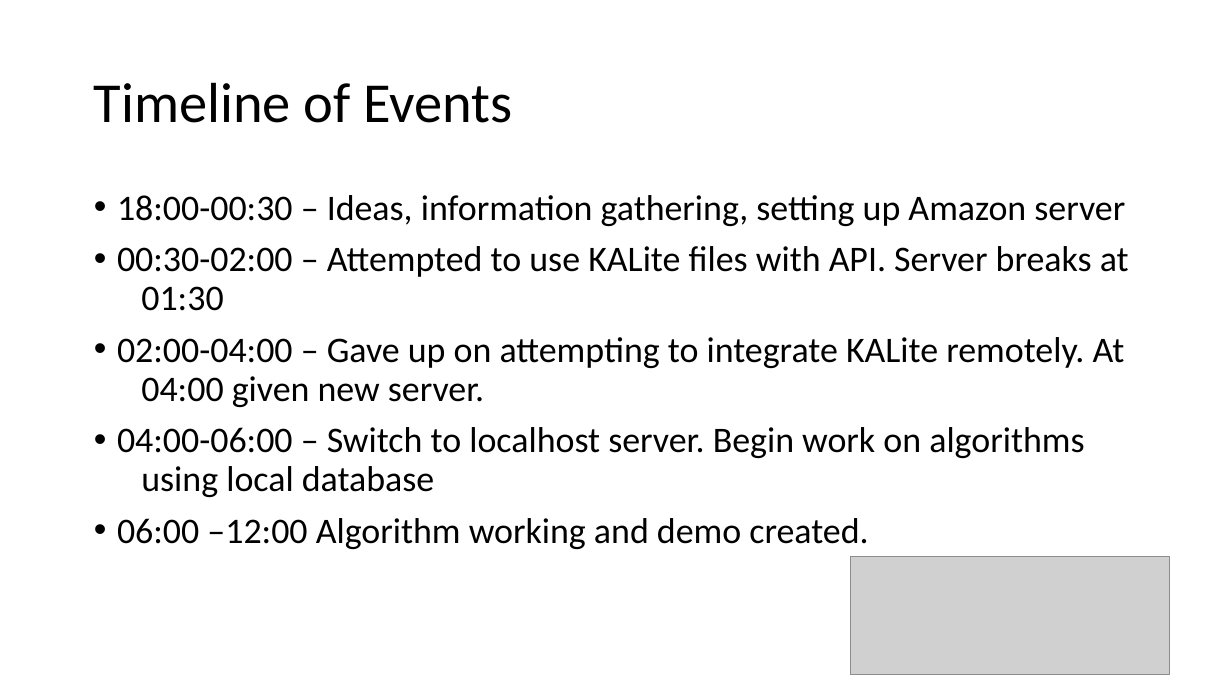
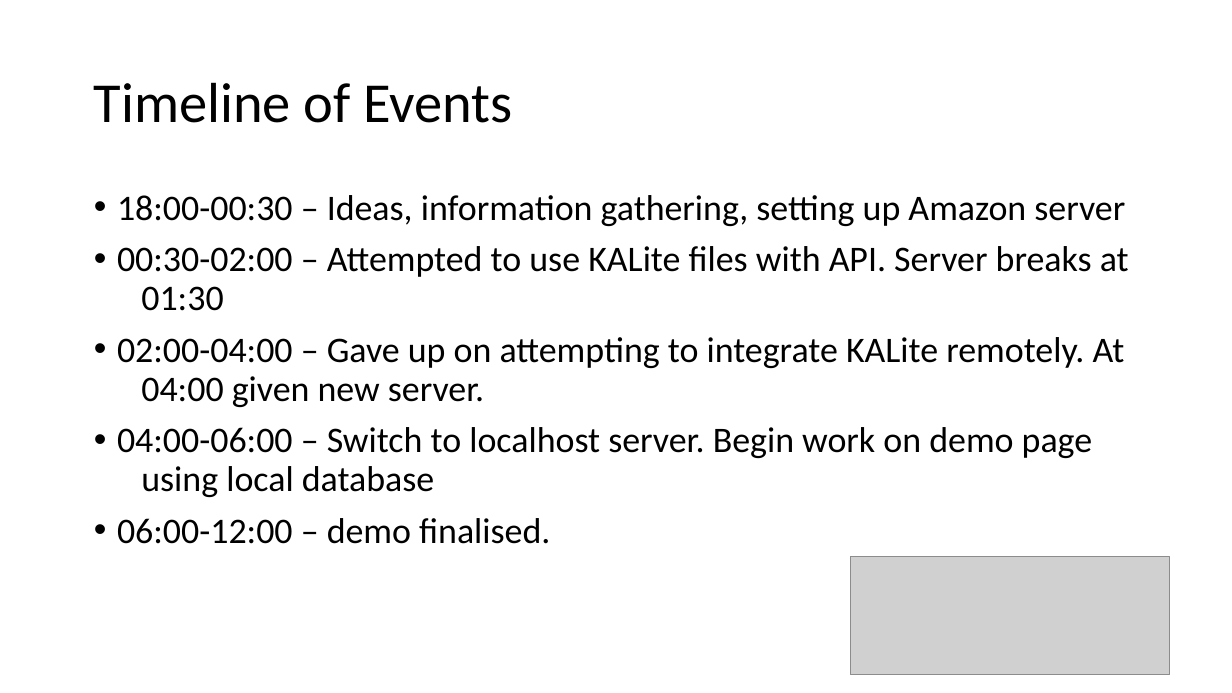
Before and after one commit to Ldn2016/team-19, a slide deck: slide 5 of 19presentation.pptx (slide 2 before the commit). Drawn at 1232x693 pixels with LibreOffice and Linux fonts; fonts in the diff are those of the drawing; grey boxes stand for pictures. Boxes give left, top, right and bottom in pixels: in the first picture for what was removed or moved away, otherwise in the second. Text is boxed around its words. In the diff, an @@ line names an element or a change of style, - is before the commit and + after.

```diff
--- a/19presentation.pptx
+++ b/19presentation.pptx
@@ text at (117, 427, 1092, 544): text changed @@
-• 04:00-06:00 – Switch to localhost server. Begin work on algorithms using local database
-• 06:00 –12:00 Algorithm working and demo created.
+• 04:00-06:00 – Switch to localhost server. Begin work on demo page using local database
+• 06:00-12:00 – demo finalised.
```
Also in this commit, not shown: 2 other slides changed, 1 slide added, 1 other file.
